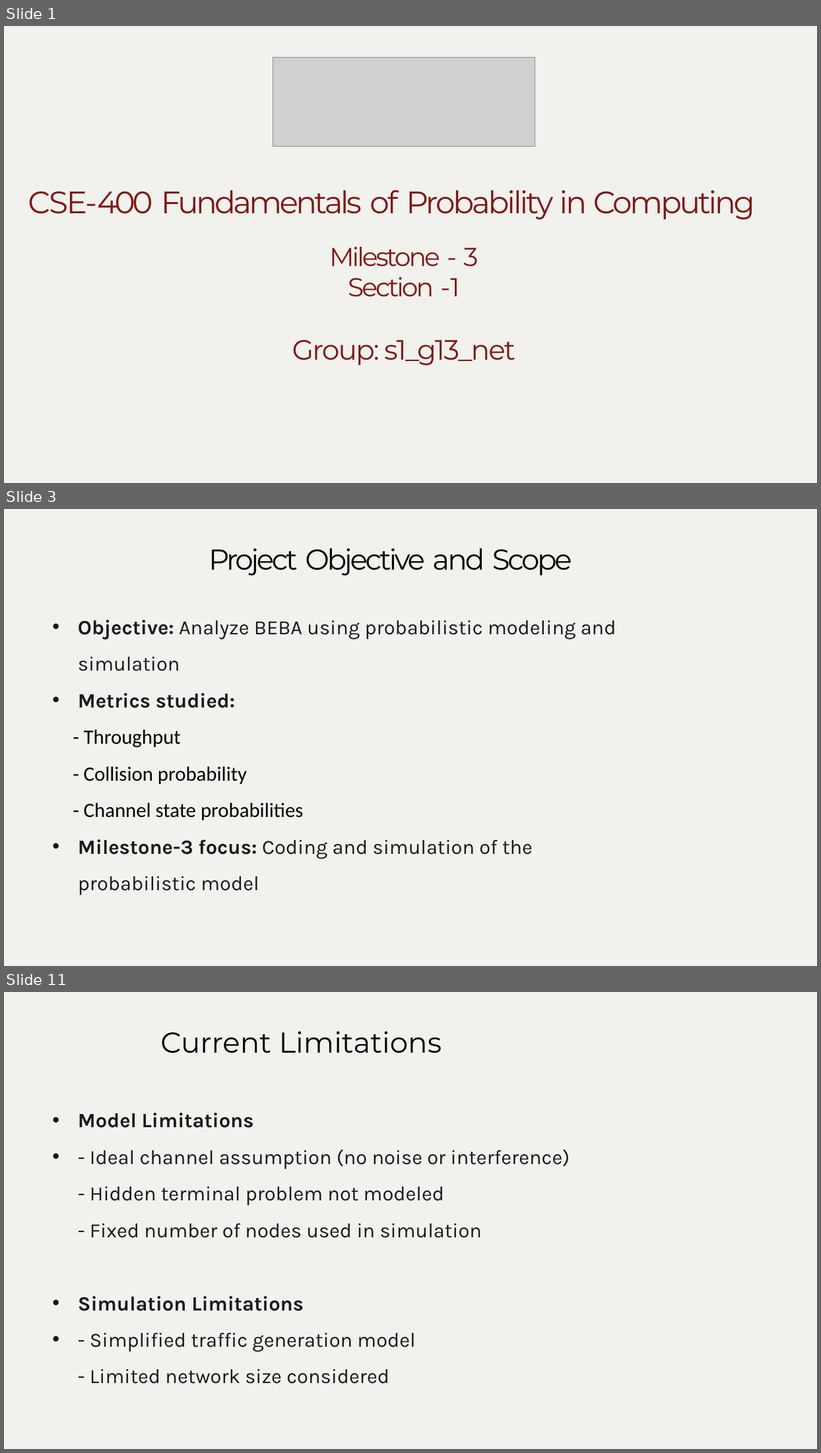
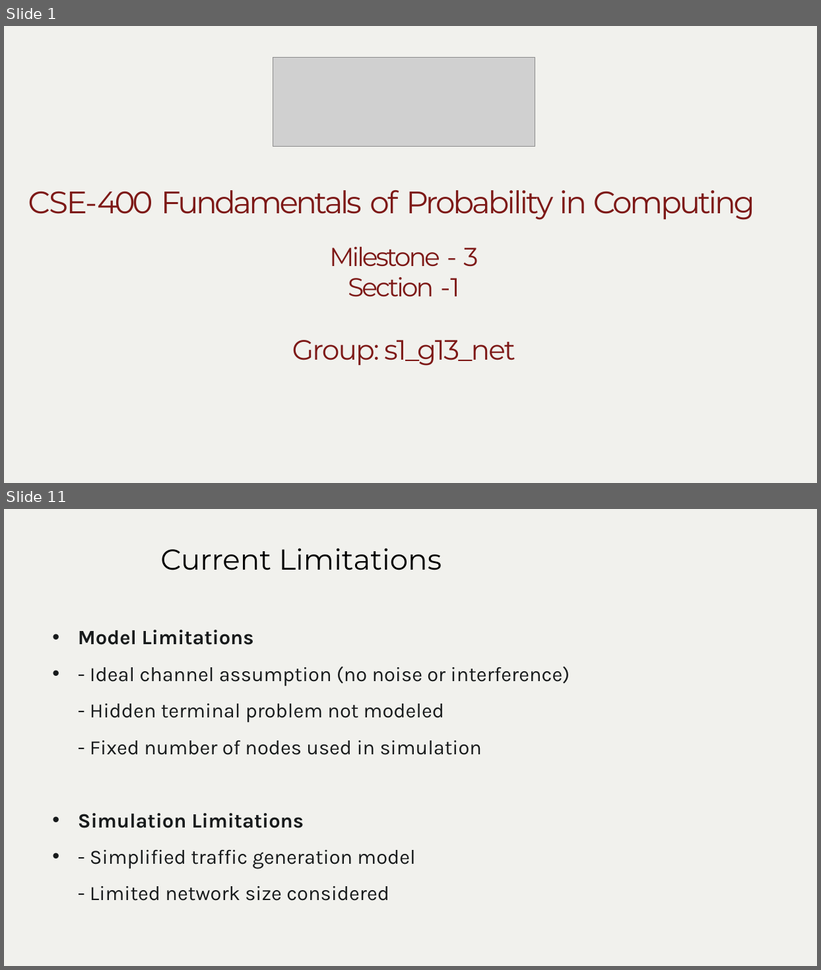
Before and after one commit to pratika719/beb-probabilistic-network-simulator, a slide deck: g13_s1_net/Milestone-3_s1_g13_net/PPT for video/Milestone 3_ppt.pptx. Shown one above the other, each under a label of ours: slides 1, 3 and 11 before the commit, slides 1 and 11 after it; the slides between them are not shown. The pictures are 821x1453 and 821x970 pixels, drawn with LibreOffice and Linux fonts; fonts in the diff are those of the drawing; grey boxes stand for pictures; background and template pictures are left out. Boxes give left, top, right and bottom in pixels: in the first picture for what was removed or moved away, otherwise in the second. Text is boxed around its words. In the diff, an @@ line names an element or a change of style, - is before the commit and + after.

Commit message:
milestone5

```diff
--- a/g13_s1_net/Milestone-3_s1_g13_net/PPT for video/Milestone 3_ppt.pptx
+++ b/g13_s1_net/Milestone-3_s1_g13_net/PPT for video/Milestone 3_ppt.pptx
@@ slide 3 removed at bbox=[4, 509, 817, 966], background #FFFFFF; not listed: 1 template element that a slide beside it also shows @@
@@ title removed at bbox=[209, 548, 572, 576] @@
-Project Objective and Scope
@@ text removed at bbox=[78, 620, 616, 896] @@
-• Objective: Analyze BEBA using probabilistic modeling and simulation
-• Metrics studied:
-  - Throughput
-  - Collision probability
-  - Channel state probabilities
-• Milestone-3 focus: Coding and simulation of the probabilistic model
```
Also in this commit, not shown: 6 slides changed, 5 slides added, 4 other slides removed, 3 other files.
